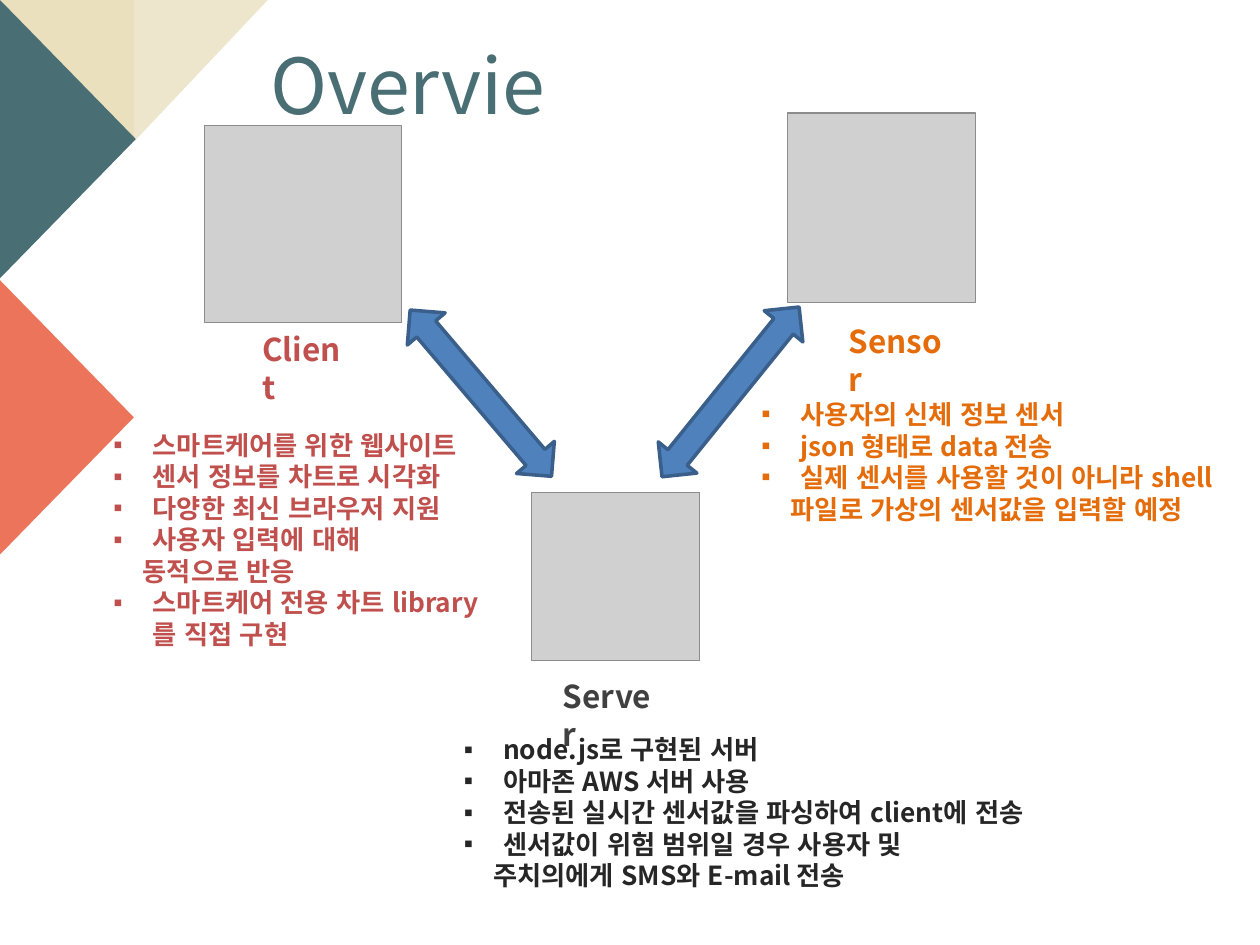
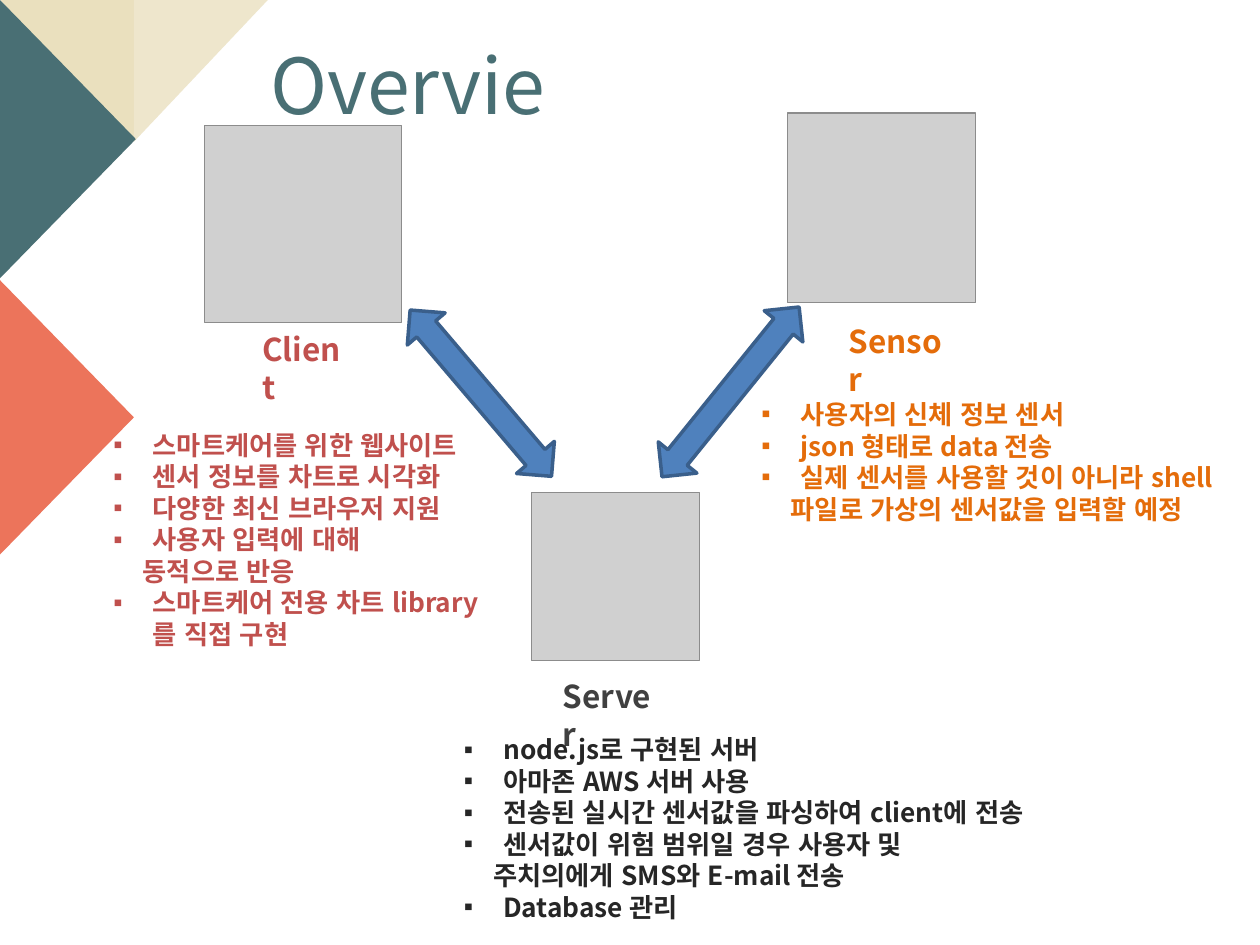
Before and after one commit to LeeHyunJae/CreativeIntegratedDesignProject, a slide deck: slide 3 of mid-term.pptx. Drawn at 1260x945 pixels with LibreOffice and Linux fonts; fonts in the diff are those of the drawing; grey boxes stand for pictures. Boxes give left, top, right and bottom in pixels: in the first picture for what was removed or moved away, otherwise in the second. Text is boxed around its words. In the diff, an @@ line names an element or a change of style, - is before the commit and + after.

```diff
--- a/mid-term.pptx
+++ b/mid-term.pptx
@@ text at (x1=503, y1=895, x2=677, y2=920): paragraph added @@
+▪ Database 관리
```
Also in this commit, not shown: 2 other slides changed, 1 other file.
